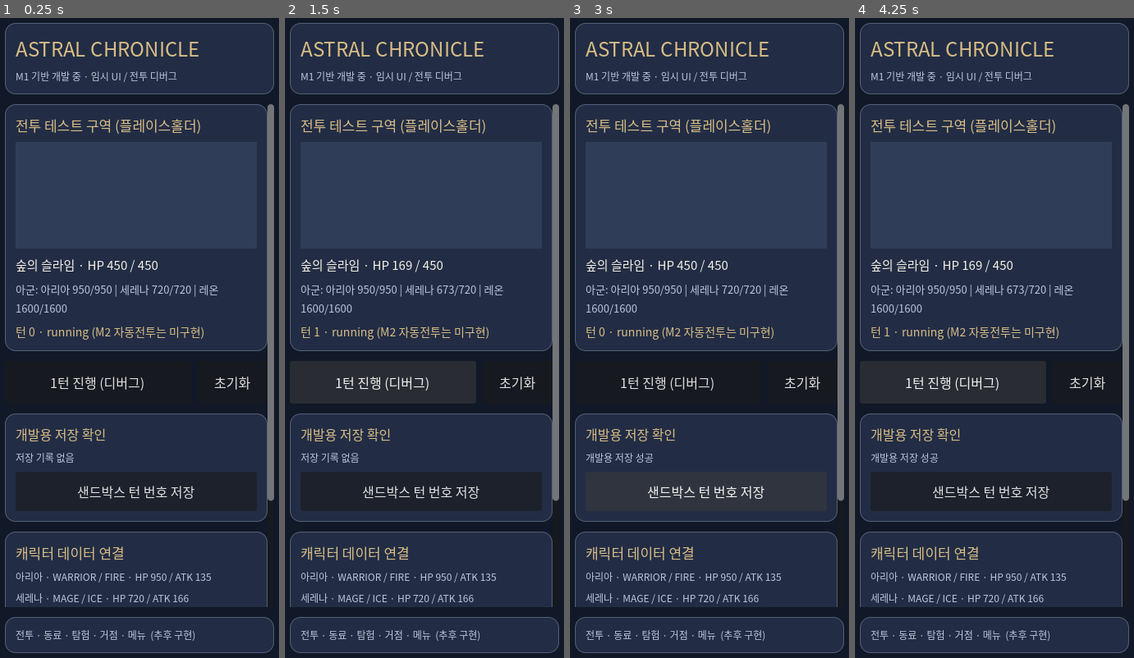
Above: before the commit, frames 1-4 (left to right).
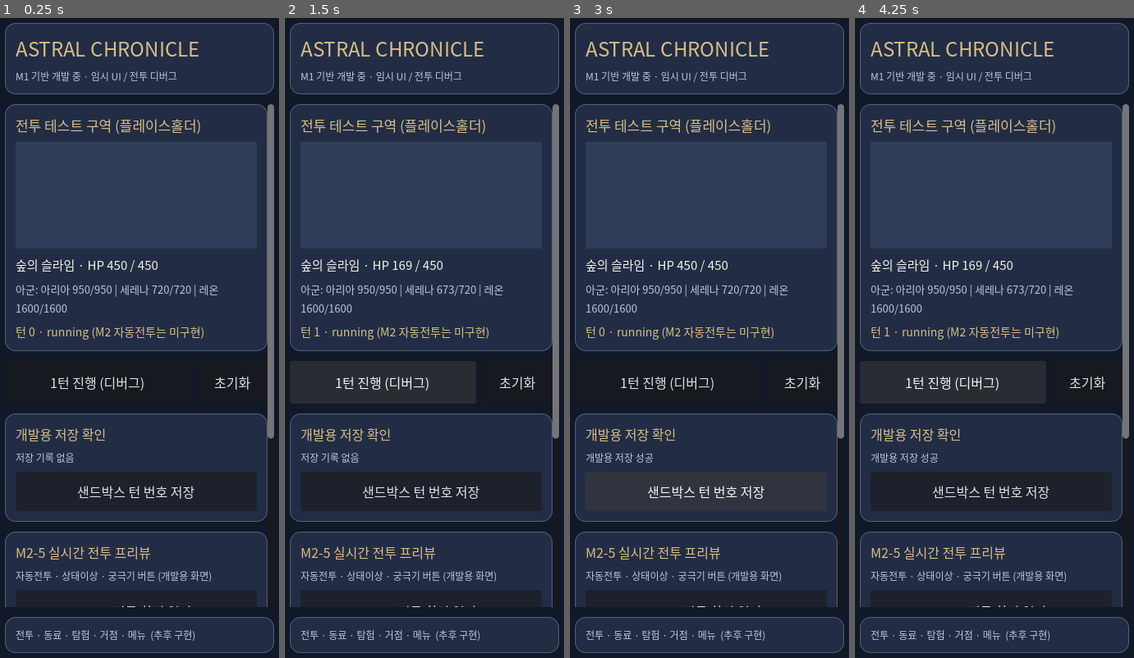
Above: after the commit, the same moments.

Repository: nalkarowndal/ppp
Game: Godot game, scene res://scenes/main.tscn
The game is run twice, just before and just after one commit, with the same random seed, the same clock (stepped at 60 frames per second) and the same inputs.
Inputs (mouse positions are in pixels of both pictures, inside the frame that each line leads up to):
- Up to frame 1 (0.25 s): no input
- Up to frame 2 (1.5 s): click (421, 613) at 0.5 s, where only the run after the commit has a clickable "M2-5 전투 화면 열기"; click "1턴 진행 (디버그)" at 1.25 s
- Up to frame 3 (3 s): click "초기화" at 2 s; click "샌드박스 턴 번호 저장" at 2.75 s
- Up to frame 4 (4.25 s): click "1턴 진행 (디버그)" at 3.5 s

The runs differ from the first frame. In frame 1, 3.6% of the frame differs, in the area x 5-99%, y 65-93%; in frame 2, 3.6%; in frame 3, 3.6%; in frame 4, 3.6%.

Commit message:
feat(M2-5): add opt-in battle screen launcher after M1 save QA controls

Diff:
--- a/scripts/ui/main_ui.gd
+++ b/scripts/ui/main_ui.gd
@@ -117,6 +117,18 @@
 	save_section.add_child(save_button)
 	_qa_save_button = save_button
 
+	## M2-5 is an optional separate preview; the M1 QA buttons and saved
+	## debug turn are deliberately unchanged. Added AFTER SAVE to preserve
+	## existing scroll geometry used in Android/Windows QA.
+	var preview_section := _section(content)
+	_text(preview_section, "M2-5 실시간 전투 프리뷰", 16, GOLD)
+	_text(preview_section, "자동전투 · 상태이상 · 궁극기 버튼 (개발용 화면)", 12, MUTED)
+	var preview_button := Button.new()
+	preview_button.text = "M2-5 전투 화면 열기"
+	preview_button.custom_minimum_size.y = 52
+	preview_button.pressed.connect(_on_battle_preview_pressed)
+	preview_section.add_child(preview_button)
+
 	var units := _section(content)
 	_text(units, "캐릭터 데이터 연결", 17, GOLD)
 	for entry in _roster:
@@ -126,6 +138,9 @@
 
 	var footer := _section(root)
 	_text(footer, "전투 · 동료 · 탐험 · 거점 · 메뉴  (추후 구현)", 12, MUTED)
+
+func _on_battle_preview_pressed() -> void:
+	get_tree().change_scene_to_file("res://scenes/battle_m2_5.tscn")
 
 func _section(parent: Node) -> VBoxContainer:
 	var panel := PanelContainer.new()
